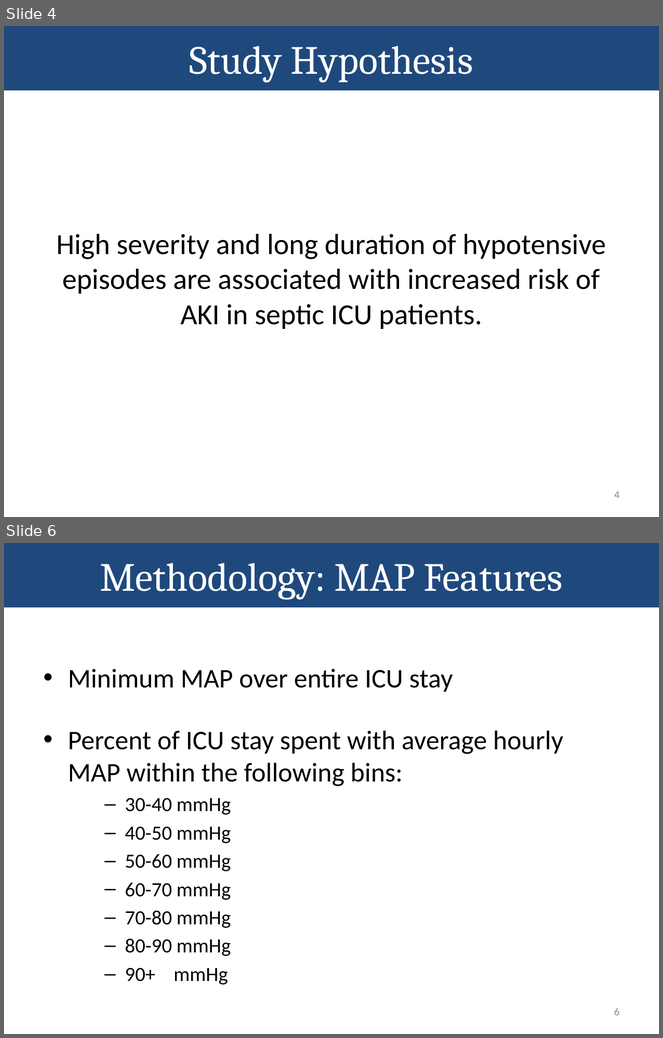
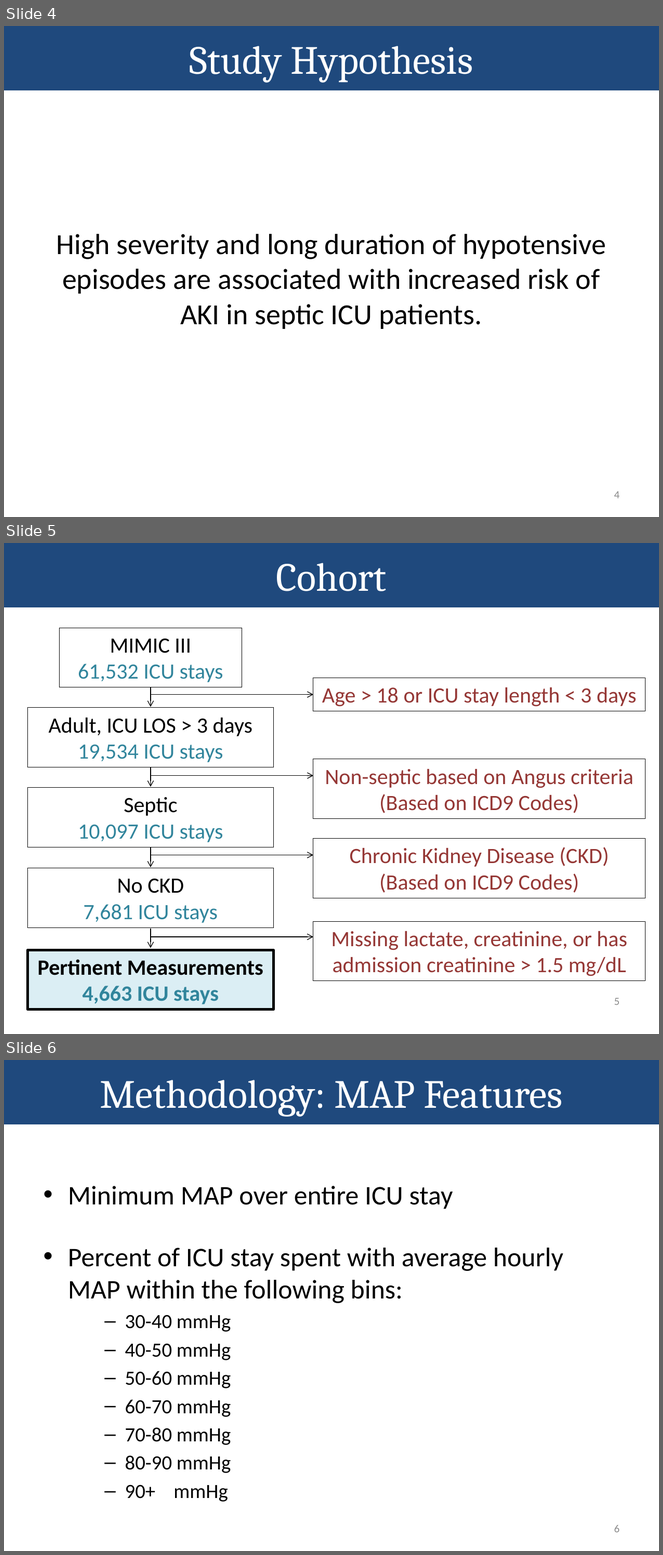
Before and after one commit to nalinimsingh/HST.953-AKI-Prediction, a slide deck: docs/Presentation.pptx. Shown one above the other, each under a label of ours: slides 4 and 6 before the commit, slides 4, 5 and 6 after it; the slides between them are not shown. The pictures are 663x1038 and 663x1555 pixels, drawn with LibreOffice and Linux fonts; fonts in the diff are those of the drawing. Boxes give left, top, right and bottom in pixels: in the first picture for what was removed or moved away, otherwise in the second. Text is boxed around its words. In the diff, an @@ line names an element or a change of style, - is before the commit and + after.

Commit message:
Add background and cohort info

```diff
--- a/docs/Presentation.pptx
+++ b/docs/Presentation.pptx
@@ slide 5 added at (x1=4, y1=543, x2=659, y2=1034), background #FFFFFF; not listed: 1 template element that a slide beside it also shows @@
@@ title added at (x1=276, y1=563, x2=387, y2=591), 44 pt, text #FFFFFF @@
+Cohort
@@ rectangle added at (x1=60, y1=628, x2=242, y2=687), outline #000000 0.75 pt, 24 pt, text #31859C @@
+MIMIC III
+61,532 ICU stays
@@ rectangle added at (x1=313, y1=678, x2=646, y2=711), outline #000000 0.75 pt, 24 pt, text #953735 @@
+Age > 18 or ICU stay length < 3 days
@@ arrow added from (151, 687) to (151, 707), #000000 0.75 pt @@
@@ arrow added from (151, 694) to (313, 694), #000000 0.75 pt @@
@@ rectangle added at (x1=27, y1=707, x2=273, y2=767), outline #000000 0.75 pt, 24 pt, text #000000 @@
+Adult, ICU LOS > 3 days
+19,534 ICU stays
@@ rectangle added at (x1=313, y1=759, x2=646, y2=819), outline #000000 0.75 pt, 24 pt, text #953735 @@
+Non-septic based on Angus criteria (Based on ICD9 Codes)
@@ arrow added from (151, 767) to (151, 787), #000000 0.75 pt @@
@@ arrow added from (151, 775) to (313, 775), #000000 0.75 pt @@
@@ rectangle added at (x1=27, y1=788, x2=273, y2=848), outline #000000 0.75 pt, 24 pt, text #31859C @@
+Septic
+10,097 ICU stays
@@ rectangle added at (x1=313, y1=838, x2=646, y2=898), outline #000000 0.75 pt, 24 pt, text #953735 @@
+Chronic Kidney Disease (CKD)
+(Based on ICD9 Codes)
@@ arrow added from (151, 848) to (151, 867), #000000 0.75 pt @@
@@ rectangle added at (x1=27, y1=869, x2=273, y2=928), outline #000000 0.75 pt, 24 pt, text #31859C @@
+No CKD
+7,681 ICU stays
@@ arrow added from (151, 856) to (313, 856), #000000 0.75 pt @@
@@ arrow added from (151, 929) to (151, 949), #000000 0.75 pt @@
@@ rectangle added at (x1=313, y1=922, x2=646, y2=981), outline #000000 0.75 pt, 24 pt, text #953735 @@
+Missing lactate, creatinine, or has admission creatinine > 1.5 mg/dL
@@ arrow added from (151, 938) to (313, 938), #000000 0.75 pt @@
@@ rectangle added at (x1=27, y1=951, x2=273, y2=1010), fill #DBEEF4, outline #000000 3 pt, 24 pt, text #000000, bold @@
+Pertinent Measurements
+4,663 ICU stays
@@ page number added at (x1=614, y1=998, x2=620, y2=1005), 12 pt, text #8C8C8C @@
+5
```
Also in this commit, not shown: 2 slides changed, 1 other slide added, 2 slides removed.
